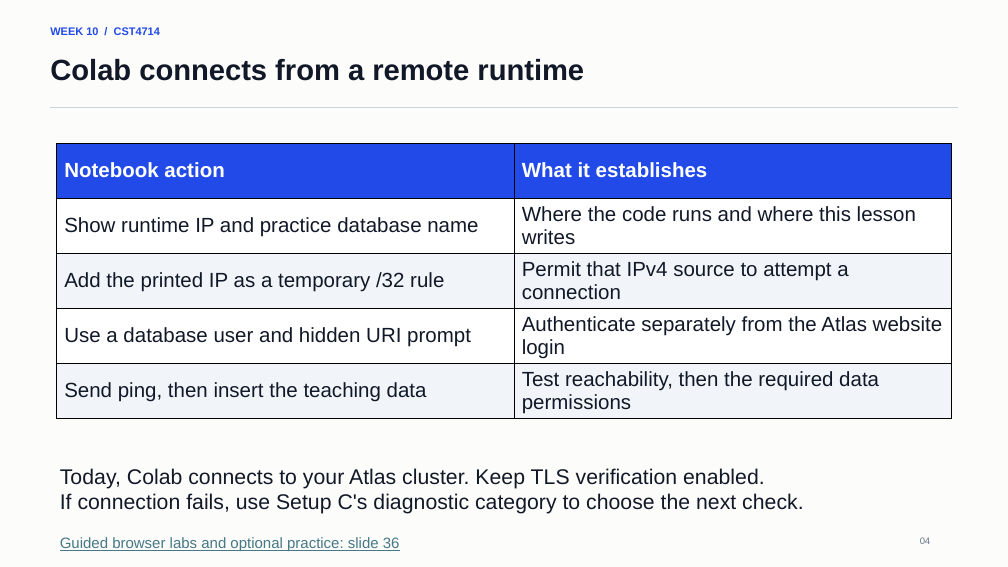
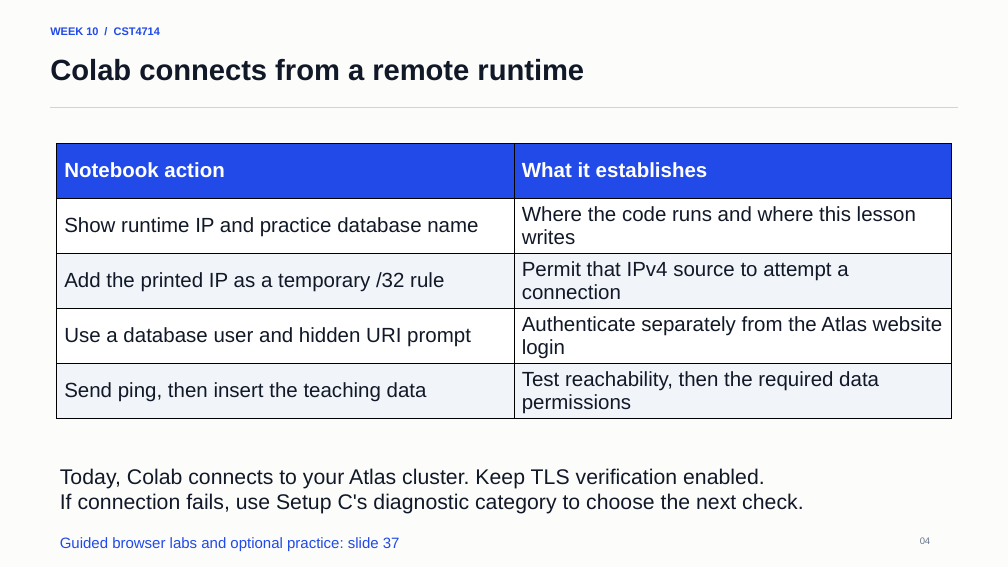
Before and after one commit to lolusername/CST4714_DB_admin, a slide deck: slide 4 of week_10/week_10_mql_document_modeling.pptx. Drawn at 1008x567 pixels with LibreOffice and Linux fonts; fonts in the diff are those of the drawing. Boxes give left, top, right and bottom in pixels: in the first picture for what was removed or moved away, otherwise in the second. Text is boxed around its words. In the diff, an @@ line names an element or a change of style, - is before the commit and + after.

```diff
--- a/week_10/week_10_mql_document_modeling.pptx
+++ b/week_10/week_10_mql_document_modeling.pptx
@@ text at (60, 537, 400, 551): text changed; text colour #467886 to #214AE8 @@
-Guided browser labs and optional practice: slide 36
+Guided browser labs and optional practice: slide 37
```
Also in this commit, not shown: 25 other slides changed, 1 slide added, 7 other files.
